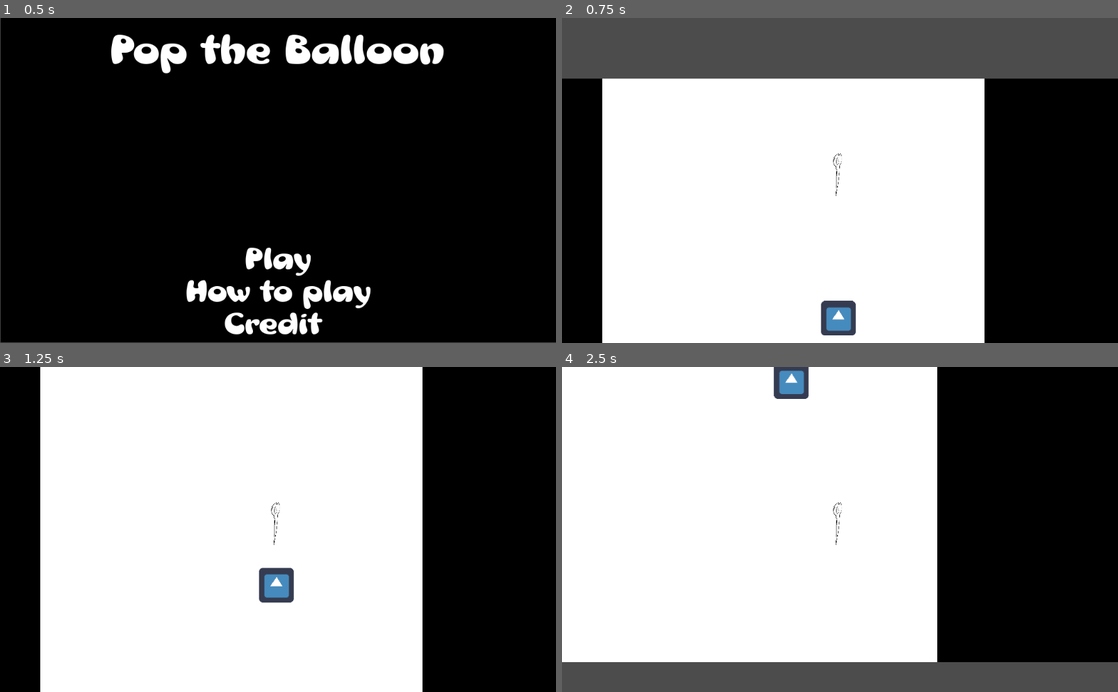
Above: before the commit, frames 1-4 (two rows, left to right).
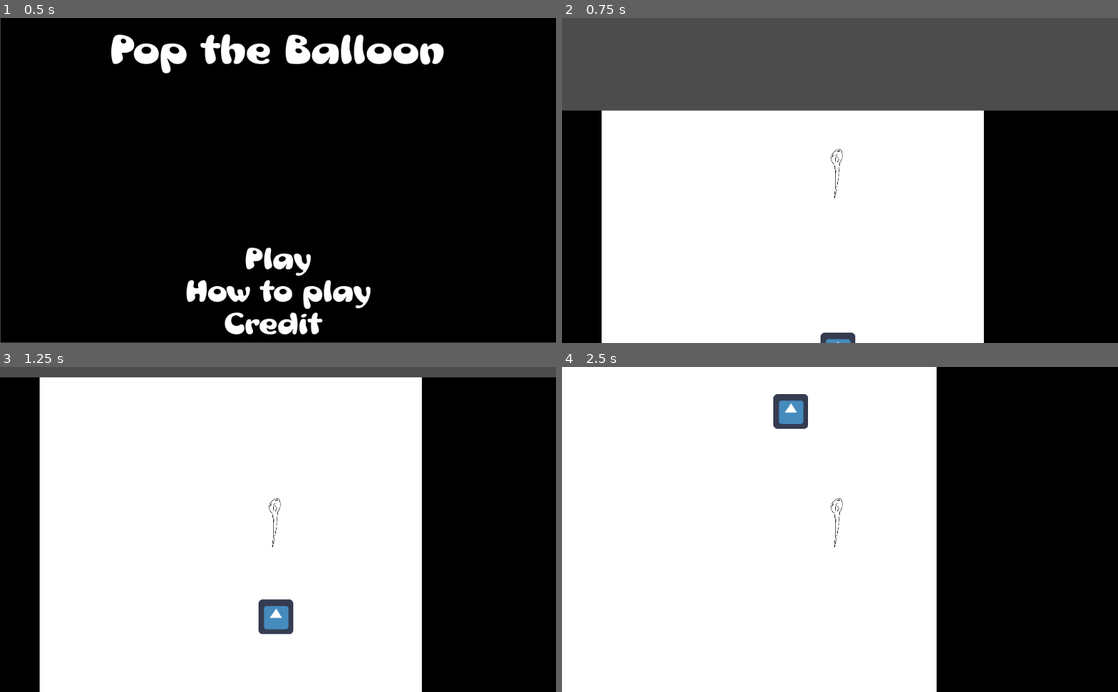
Above: after the commit, the same moments.

Repository: jhaydari72/DroptheBall1
Game: Godot game, scene res://Menu Screen/Menu Set Up .tscn
The game is run twice, just before and just after one commit, with the same random seed, the same clock (stepped at 60 frames per second) and the same inputs. The engine's default icon, where the game draws it, is replaced by a stand-in: a white triangle on a blue panel in a dark square.
Inputs:
- Up to frame 1 (0.5 s): no input
- Up to frame 2 (0.75 s): click "Play" at 0.5 s
- Up to frame 3 (1.25 s): no input
- Up to frame 4 (2.5 s): hold Right (ui_right) 1.28-2.03 s; hold Left (ui_left) from 2.03 s (still down)

Frame 1 is identical in both runs. In frame 2, 11% of the frame differs, in the area x 0-100%, y 18-100%; in frame 3, 4.7%; in frame 4, 10%.

Commit message:
Player remade

Diff:
--- a/DroptheBall/World.tscn
+++ b/DroptheBall/Levels/Level1.tscn
@@ -1,16 +1,16 @@
 [gd_scene load_steps=8 format=2]
 
-[ext_resource path="res://Player/Player.tscn" type="PackedScene" id=1]
+[ext_resource path="res://Background and Walls/White Background.png" type="Texture" id=1]
 [ext_resource path="res://icon.png" type="Texture" id=2]
-[ext_resource path="res://Background and Walls/White Background.png" type="Texture" id=3]
-[ext_resource path="res://Background and Walls/Black Box  (1).png" type="Texture" id=4]
+[ext_resource path="res://Background and Walls/Black Box  (1).png" type="Texture" id=3]
+[ext_resource path="res://Player/Player.tscn" type="PackedScene" id=4]
 
 [sub_resource type="ConvexPolygonShape2D" id=1]
 points = PoolVector2Array( 64, 64, 0, 64, 0, 0, 64, 0 )
 
 [sub_resource type="TileSet" id=2]
 0/name = "White Background.png 0"
-0/texture = ExtResource( 3 )
+0/texture = ExtResource( 1 )
 0/tex_offset = Vector2( 0, 0 )
 0/modulate = Color( 1, 1, 1, 1 )
 0/region = Rect2( 0, 0, 64, 64 )
@@ -65,5 +65,5 @@
 position = Vector2( 435, 58 )
 texture = ExtResource( 2 )
 
-[node name="Player" parent="." instance=ExtResource( 1 )]
-position = Vector2( 438, -247 )
+[node name="Player" parent="." instance=ExtResource( 4 )]
+position = Vector2( 438.817, -305.531 )
--- a/DroptheBall/Menu Screen/Play Button .gd
+++ b/DroptheBall/Menu Screen/Play Button .gd
@@ -7,4 +7,4 @@
 
 
 func _on_Play_Button__pressed():
-	get_tree().change_scene("res://World.tscn")
+	get_tree().change_scene("res://Levels/Level1.tscn")
--- a/DroptheBall/Player/Player.tscn
+++ b/DroptheBall/Player/Player.tscn
@@ -3,22 +3,19 @@
 [ext_resource path="res://Player/Player.gd" type="Script" id=1]
 [ext_resource path="res://Player/Needle.png" type="Texture" id=2]
 
-[sub_resource type="CapsuleShape2D" id=1]
-radius = 4.83097
-height = 39.1925
+[sub_resource type="RectangleShape2D" id=1]
+extents = Vector2( 4.50919, 24.3586 )
 
-[node name="Player" type="Node2D"]
-
-[node name="Player" type="KinematicBody2D" parent="."]
+[node name="Player" type="KinematicBody2D"]
 script = ExtResource( 1 )
 
-[node name="Sprite" type="Sprite" parent="Player"]
-scale = Vector2( 0.163454, 0.160679 )
+[node name="Sprite" type="Sprite" parent="."]
+scale = Vector2( 0.214004, 0.185033 )
 texture = ExtResource( 2 )
 
-[node name="CollisionShape2D" type="CollisionShape2D" parent="Player"]
-position = Vector2( -5.48128, 4.89383 )
+[node name="CollisionShape2D" type="CollisionShape2D" parent="."]
+position = Vector2( -6.1026, 8.04431 )
 shape = SubResource( 1 )
 
-[node name="Camera2D" type="Camera2D" parent="Player"]
+[node name="Camera2D" type="Camera2D" parent="."]
 current = true
Not shown: 1 places in DroptheBall/Levels/Level1.tscn that only renumber resources
